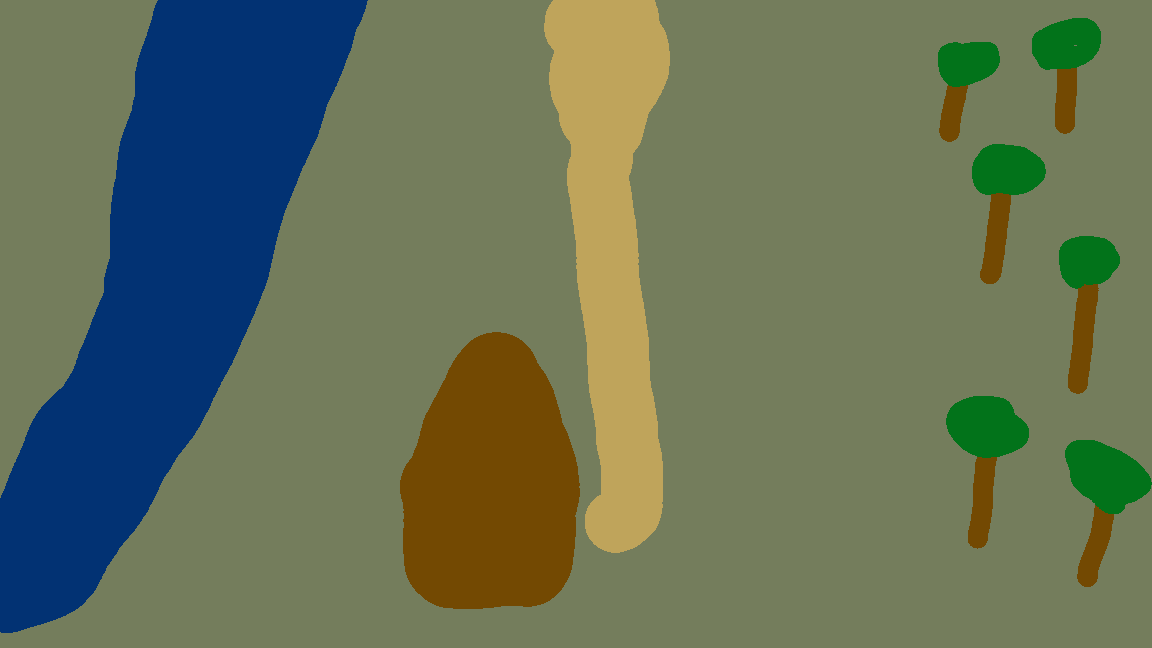
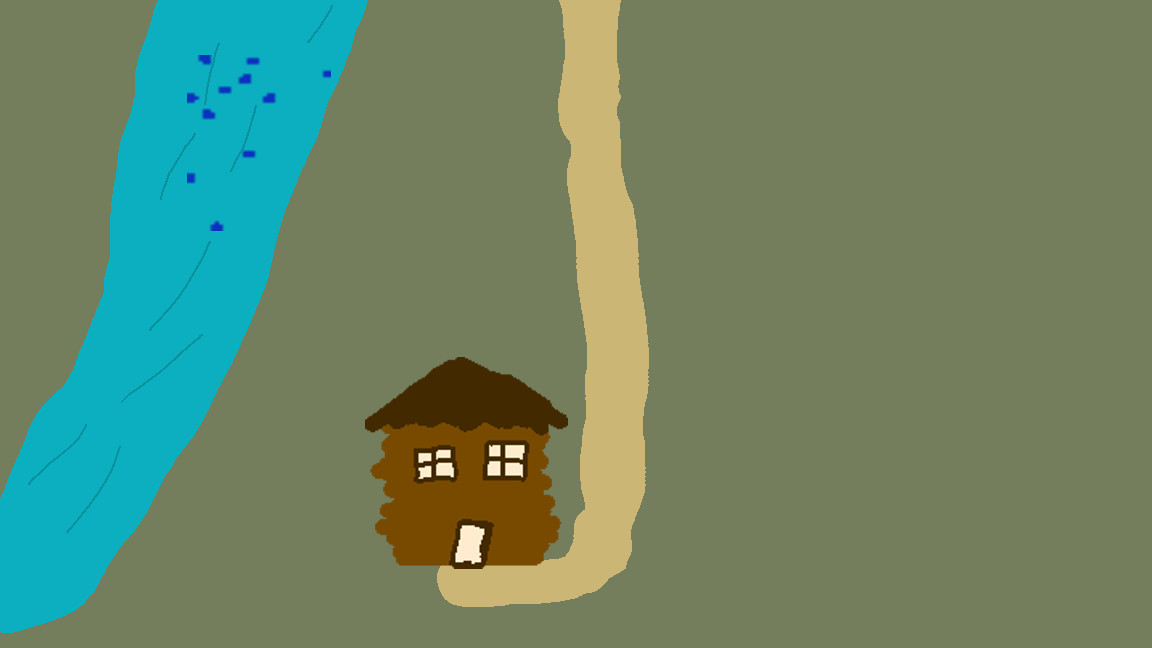
Layers edited between the first and the second 1152 × 648 image:
hid "trees", painted on it over [938, 18, 1152, 587]
renamed "house" to "House Merged", painted on it over [128, 256, 640, 609]
added layer "berries" above "path" over [129, 29, 356, 285]
moved "path" above "river", painted on it over [384, 0, 670, 609]
painted on "river" over [0, 0, 384, 633]
painted on "grass" over [0, 0, 1152, 633]
